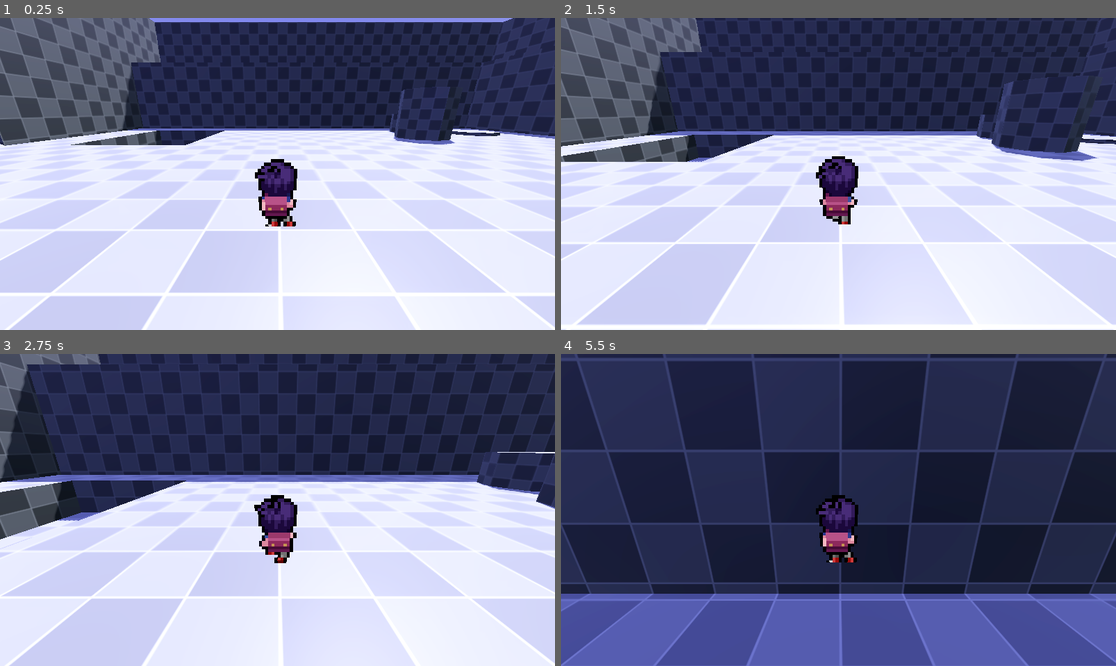
Above: before the commit, frames 1-4 (two rows, left to right).
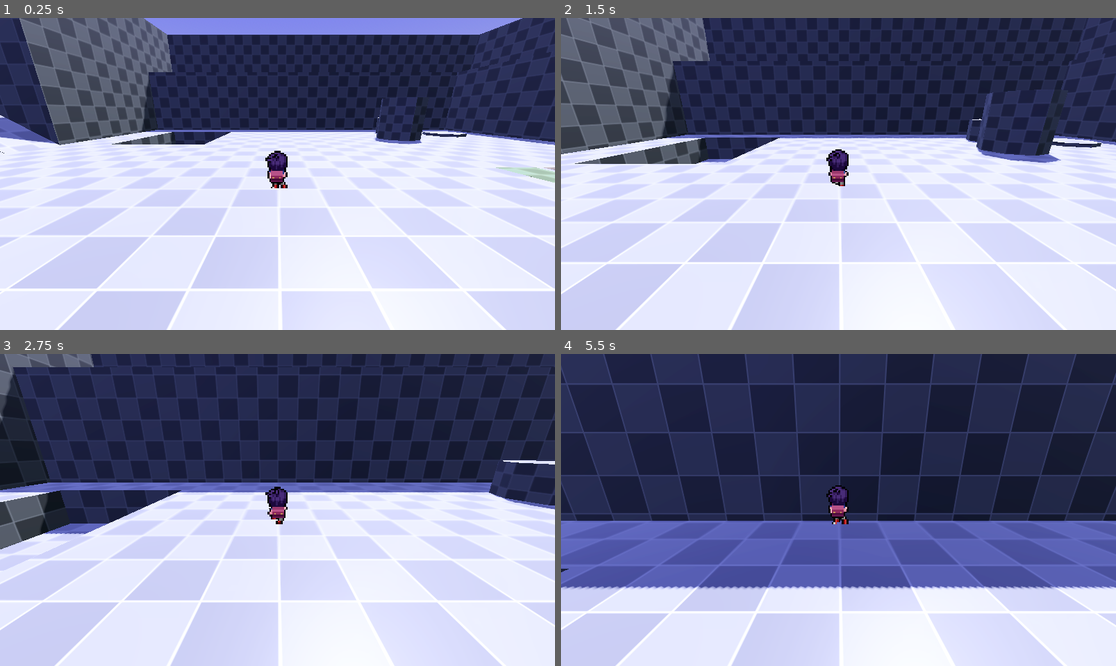
Above: after the commit, the same moments.

Repository: tbh272/2.5D-Platformer
Game: Godot game, scene res://Levels/world.tscn
Two runs of this game, one before a commit and one after it. Both use one fixed random seed, a clock stepped at 60 frames per second and the inputs below.
Inputs (mouse positions are in pixels of both pictures, inside the frame that each line leads up to):
- Up to frame 1 (0.25 s): no input
- Up to frame 2 (1.5 s): tap Enter (ui_accept) at 0.5, 0.6, 0.77, 1.07, 1.35 s; move the mouse to (866, 174) at 0.52 s; hold W (walk_forward) from 0.53 s (still down); click (866, 174) at 0.67 s; move the mouse to (810, 174) at 1.27 s; click (810, 174) at 1.42 s
- Up to frame 3 (2.75 s): keep holding W (walk_forward); tap Enter (ui_accept) at 1.52, 1.82, 2.1 s; move the mouse to (288, 503) at 2.02 s; click (288, 503) at 2.17 s
- Up to frame 4 (5.5 s): keep holding W (walk_forward); move the mouse to (832, 516) at 2.77 s; tap Enter (ui_accept) at 2.85, 3.02, 3.32, 3.6, 3.77, 4.07, 4.35, 4.52, 4.82, 5.1 s; click (832, 516) at 2.92 s; move the mouse to (877, 513) at 3.52 s; click (877, 513) at 3.67 s; move the mouse to (794, 506) at 4.27 s; click (794, 506) at 4.42 s; move the mouse to (844, 510) at 5.02 s; click (844, 510) at 5.17 s

The runs differ from the first frame. In frame 1, 26% of the frame differs, in the area x 0-100%, y 0-100%; in frame 2, 29%; in frame 3, 29%; in frame 4, 57%.

Commit message:
subtle fixes with camera

Diff:
--- a/Player/CameraFollow.gd
+++ b/Player/CameraFollow.gd
@@ -1,14 +1,50 @@
 extends SpringArm3D
 
+@export var target: Node3D  # The node to follow (e.g., player)
+@export var follow_speed: float = 5.0  # Speed of camera following target
+@export var min_length: float = 2.0  # Minimum spring arm length when colliding
+@export var max_length: float = 5.0  # Default/maximum spring arm length
+@export var offset: Vector3 = Vector3(0, 2, 0)  # Offset from target
+#@export var collision_mask: int = 1  # Layers to check for collisions
+
 @onready var camera: Camera3D = $Camera3D
-var camera_rig_height: float = position.y
+var camera_rig_height: float
 
 func _ready() -> void:
-	spring_length = camera.position.z
+	# Initialize spring arm properties
+	spring_length = max_length
+	camera_rig_height = position.y
+	# Enable collision detection
+	collision_mask = collision_mask
+	# Capture mouse for input
 	Input.mouse_mode = Input.MOUSE_MODE_CAPTURED
+	# Ensure the camera is positioned correctly at start
+	if target:
+		global_position = target.global_position + offset
+
+func _physics_process(delta: float) -> void:
+	if target:
+		# Smoothly follow the target's X and Z position, maintain Y height
+		var target_pos = target.global_position + offset
+		var new_pos = global_position.lerp(target_pos, follow_speed * delta)
+		new_pos.y = camera_rig_height  # Lock Y to maintain consistent height
+		global_position = new_pos
+
+		# Adjust spring length based on collision
+		#var collision_point = get_collision_point()
+		#if collision_point:
+			#var distance_to_collision = global_position.distance_to(collision_point)
+			## Clamp spring length between min_length and max_length
+			#spring_length = clamp(distance_to_collision, min_length, max_length)
+		#else:
+			## No collision, return to max length
+			#spring_length = lerp(spring_length, max_length, 10.0 * delta)
 
 func _input(event: InputEvent) -> void:
+	# Handle ESC to free mouse
 	if event is InputEventKey and event.keycode == KEY_ESCAPE and event.pressed:
 		Input.mouse_mode = Input.MOUSE_MODE_VISIBLE
-	elif event is InputEventMouseButton and event.button_index == MOUSE_BUTTON_LEFT and Input.mouse_mode == Input.MOUSE_MODE_VISIBLE:
-		Input.mouse_mode = Input.MOUSE_MODE_CAPTURED
+	# Handle left-click to recapture mouse
+	elif event is InputEventMouseButton and event.button_index == MOUSE_BUTTON_LEFT and event.pressed:
+		if Input.mouse_mode == Input.MOUSE_MODE_VISIBLE:
+			Input.mouse_mode = Input.MOUSE_MODE_CAPTURED
--- a/Player/player.gd
+++ b/Player/player.gd
@@ -3,7 +3,7 @@
 @onready var animated_sprite: AnimatedSprite3D = $Sprite
 @onready var camera: Camera3D = $SpringArm3D/Camera3D
 
-const SPEED: float = 5.0
+const SPEED: float = 7.0
 const JUMP_VELOCITY: float = 4.5
 const DIRECTION_LOCK_TIME: float = 0.1  # Prevent animation jitter
 
@@ -12,7 +12,7 @@
 var last_dir_index: int = 2  # Default to 'up' (index 2)
 var direction_lock_timer: float = 0.0  # Timer to lock direction
 
-# Animation direction names (4 directions, left uses right with flip)
+# Animation direction names (4 directions)
 var direction_names: Array[String] = ["down", "right", "up", "left"]
 
 func _physics_process(delta: float) -> void:
@@ -20,9 +20,9 @@
 	if not is_on_floor():
 		velocity.y -= gravity * delta
 
-	# Handle jump
-	if Input.is_action_just_pressed("ui_accept") and is_on_floor():
-		velocity.y = JUMP_VELOCITY
+	## Handle Jump uncomment below if you want to enable feature
+	#if Input.is_action_just_pressed("ui_accept") and is_on_floor():
+		#velocity.y = JUMP_VELOCITY
 
 	# Get input vector
 	var input_dir: Vector2 = Input.get_vector("walk_left", "walk_right", "walk_forward", "walk_backward")
@@ -103,10 +103,6 @@
 	# Apply walk or idle prefix
 	anim_name = ("walk_" if is_moving else "idle_") + anim_name
 
-	# Debug print to verify animation and flip
-	if animated_sprite.animation != anim_name or animated_sprite.flip_h != flip_h:
-		print("Playing: ", anim_name, " flip_h: ", flip_h, " dir_index: ", dir_index, " angle: ", angle, " cross: ", cross)
-
 	# Play animation if changed
 	if animated_sprite.animation != anim_name:
 		animated_sprite.play(anim_name)
--- a/Player/player.tscn
+++ b/Player/player.tscn
@@ -516,10 +516,14 @@
 transform = Transform3D(1, 0, 0, 0, 1, 0, 0, 0, 1, 0, 0.647924, 0)
 shape = SubResource("CapsuleShape3D_o28un")
 
-[node name="SpringArm3D" type="SpringArm3D" parent="."]
-transform = Transform3D(1, 0, 0, 0, 1, 0, 0, 0, 1, 0, 2.2047, 0)
+[node name="SpringArm3D" type="SpringArm3D" parent="." node_paths=PackedStringArray("target")]
+transform = Transform3D(1, 0, 0, 0, 1, 0, 0, 0, 1, 0, 2.7, 0)
 shape = SubResource("SphereShape3D_4ntmi")
 script = ExtResource("4_gwnis")
+target = NodePath("..")
+min_length = 5.0
+max_length = 7.0
+offset = Vector3(0, 2.7, 0)
 
 [node name="Camera3D" type="Camera3D" parent="SpringArm3D"]
-transform = Transform3D(1, 0, 0, 0, 0.955552, 0.294824, 0, -0.294824, 0.955552, 0, 1.23312, 3.56842)
+transform = Transform3D(1, 0, 0, 0, 0.955552, 0.294824, 0, -0.294824, 0.955552, 0, 0, 0)
